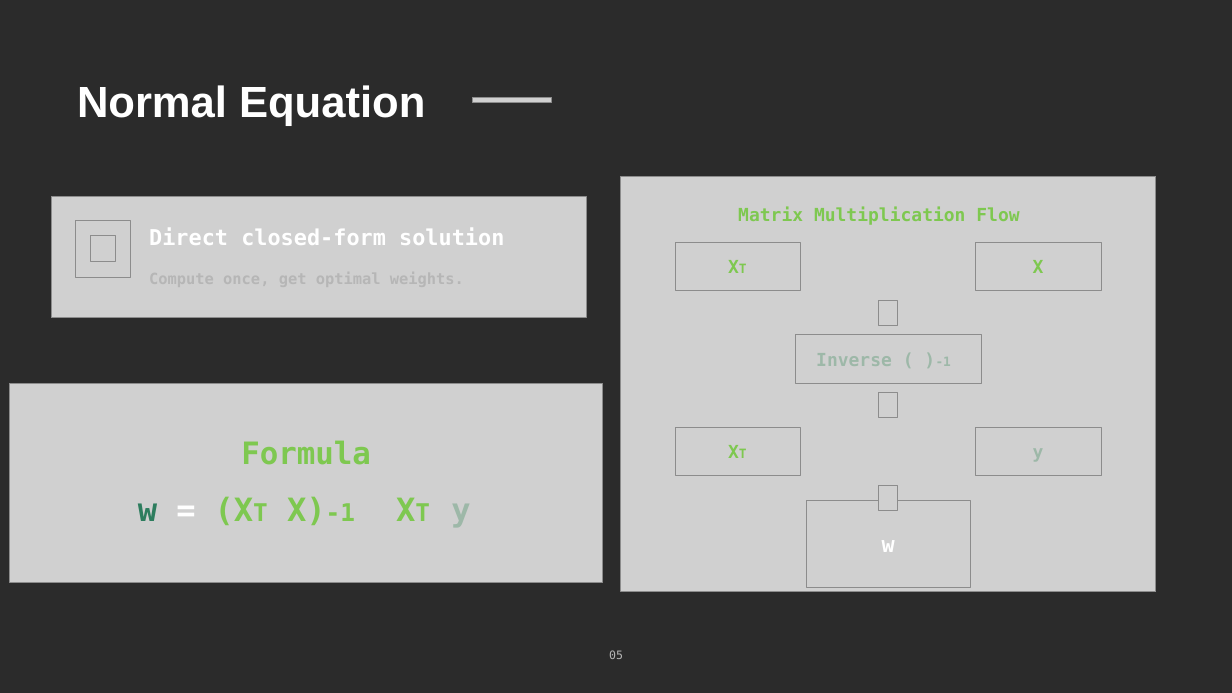
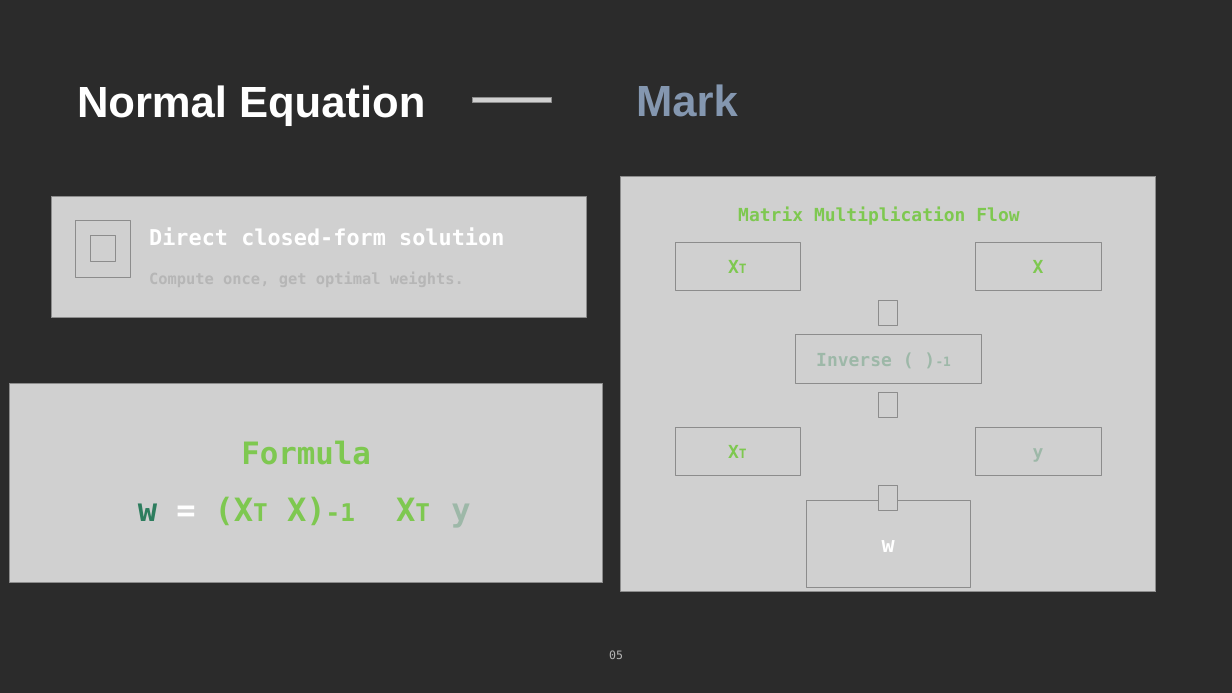
Before and after one commit to AhmedMohammedRo/Linear_Algebra_Project, a slide deck: slide 5 of Linear Regression CO₂ Emissions.pptx. Drawn at 1232x693 pixels with LibreOffice and Linux fonts; fonts in the diff are those of the drawing; grey boxes stand for pictures; background and template pictures are left out; a plain dark background stands for a picture behind light text. Boxes give left, top, right and bottom in pixels: in the first picture for what was removed or moved away, otherwise in the second. Text is boxed around its words. In the diff, an @@ line names an element or a change of style, - is before the commit and + after.

```diff
--- a/Linear Regression CO₂ Emissions.pptx
+++ b/Linear Regression CO₂ Emissions.pptx
@@ text added at [636,84,738,117], 34 pt, text #8497B0, bold @@
+Mark
```
Also in this commit, not shown: 9 other slides changed, 3 other files.
